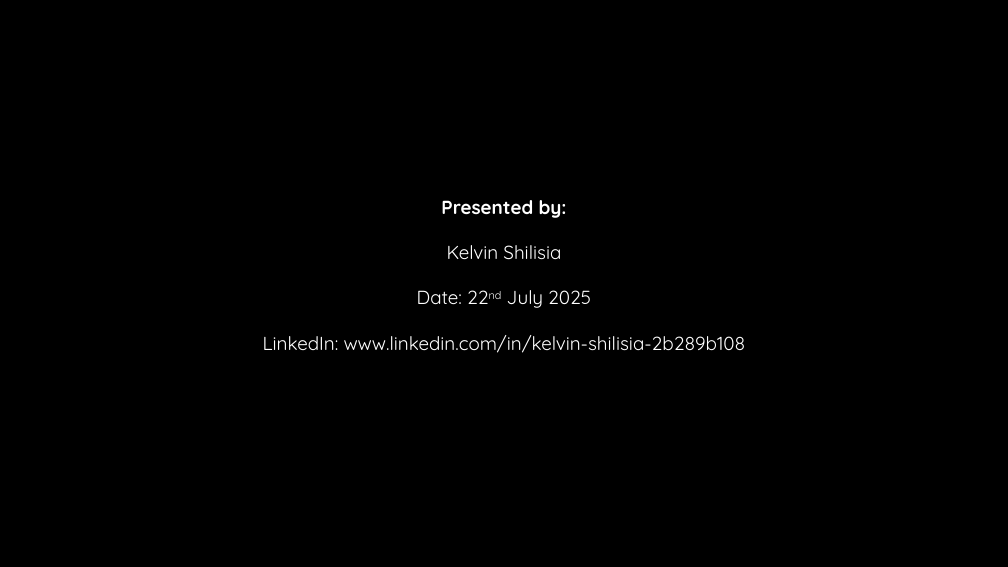
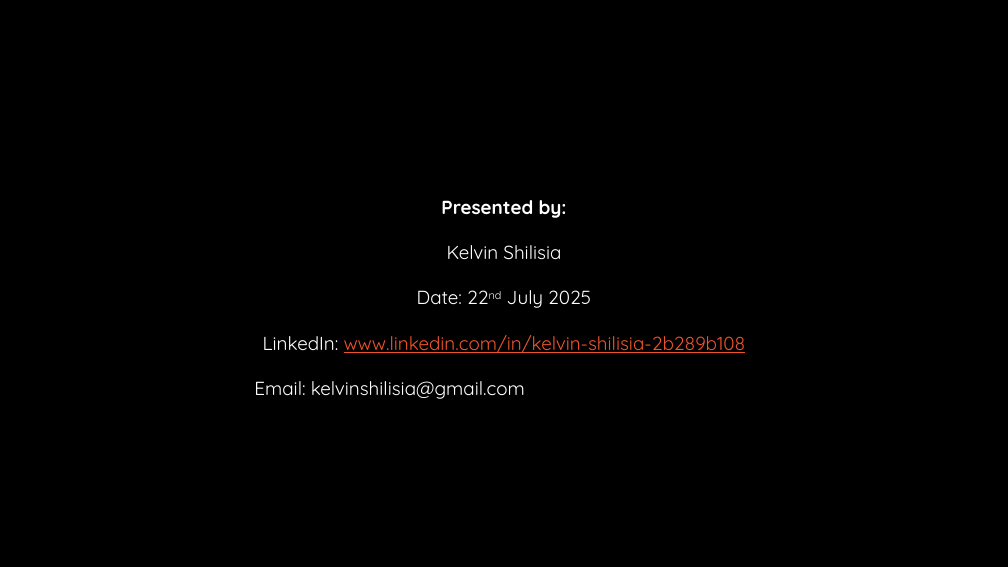
Before and after one commit to Kelvin-Shilisia/syriatel-churn-classifier, a slide deck: slide 9 of Churn Prediction in Telecom.pptx. Drawn at 1008x567 pixels with LibreOffice and Linux fonts; fonts in the diff are those of the drawing; background and template pictures are left out. Boxes give left, top, right and bottom in pixels: in the first picture for what was removed or moved away, otherwise in the second. Text is boxed around its words. In the diff, an @@ line names an element or a change of style, - is before the commit and + after.

```diff
--- a/Churn Prediction in Telecom.pptx
+++ b/Churn Prediction in Telecom.pptx
@@ text at [263,335,746,353]: text colour #FFFFFF to #F0532B, underline on in "www.linkedin.com/in/kelvin-shilisia-2b289b108" @@
@@ text at [254,381,525,399]: paragraph added @@
+Email: kelvinshilisia@gmail.com
```
Also in this commit, not shown: 2 other slides changed, 1 slide added, 1 slide removed, 1 other file.
